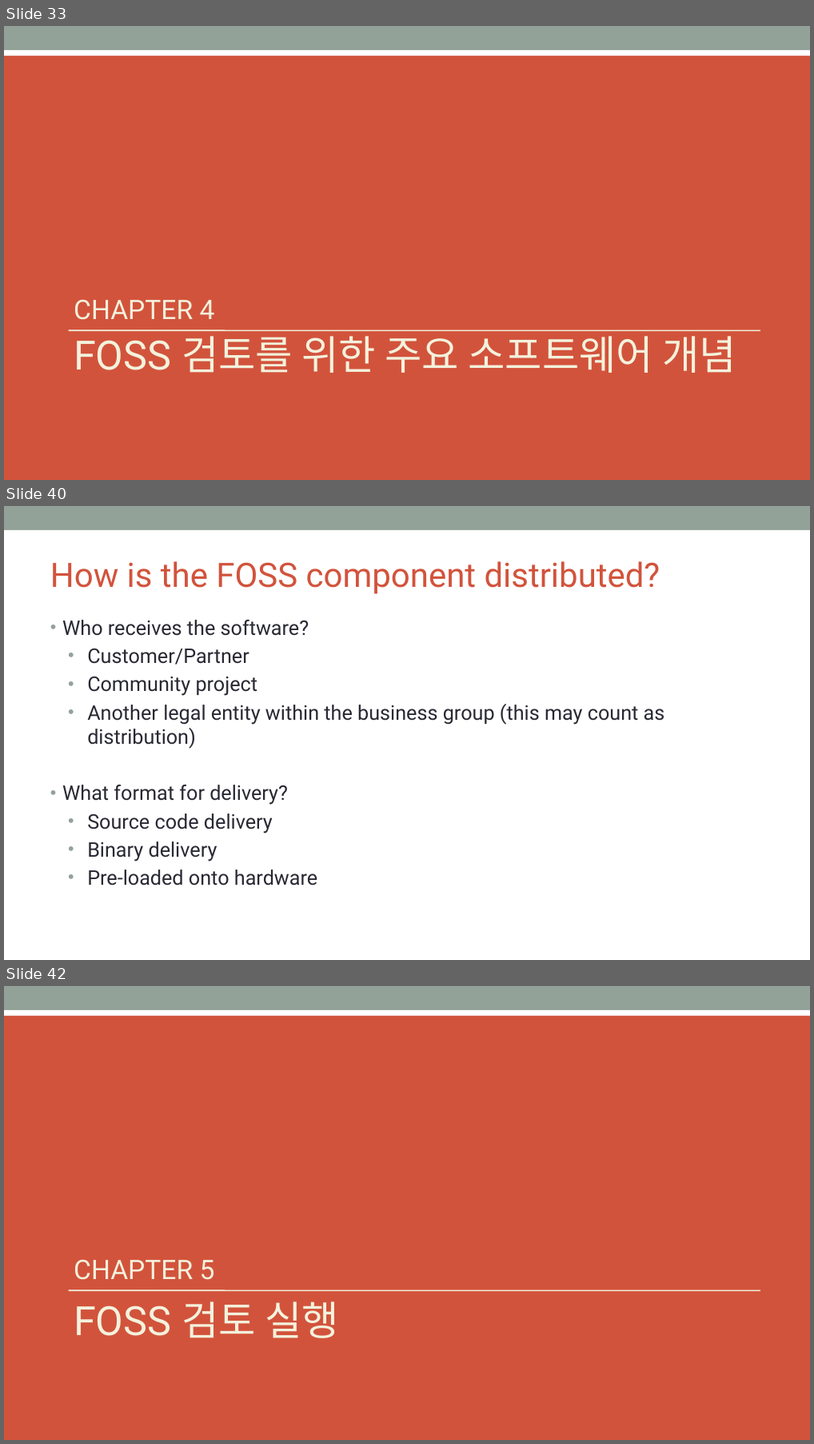
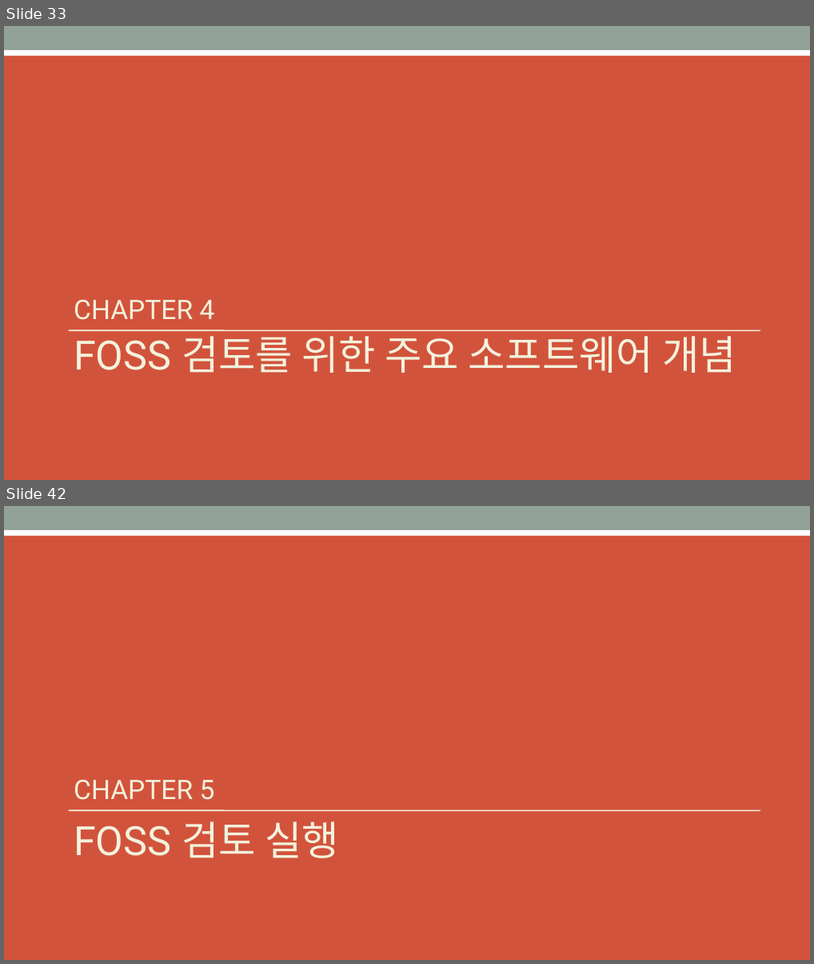
Before and after one commit to OpenChain-KWG/Curriculum-Translation-KR, a slide deck: target/slides/openchain-curriculum-for-1-1.pptx. Shown one above the other, each under a label of ours: slides 33, 40 and 42 before the commit, slides 33 and 42 after it; the slides between them are not shown. The pictures are 814x1444 and 814x964 pixels, drawn with LibreOffice and Linux fonts; fonts in the diff are those of the drawing; background and template pictures are left out. Boxes give left, top, right and bottom in pixels: in the first picture for what was removed or moved away, otherwise in the second. Text is boxed around its words. In the diff, an @@ line names an element or a change of style, - is before the commit and + after.

```diff
--- a/target/slides/openchain-curriculum-for-1-1.pptx
+++ b/target/slides/openchain-curriculum-for-1-1.pptx
@@ slide 40 removed at bbox=[4, 506, 810, 960], background #FFFFFF; not listed: 1 template element that a slide beside it also shows @@
@@ title removed at bbox=[50, 561, 661, 594] @@
-How is the FOSS component distributed?
@@ text removed at bbox=[62, 620, 666, 885] @@
-• Who receives the software?
-  • Customer/Partner
-  • Community project
-  • Another legal entity within the business group (this may count as distribution)
-• What format for delivery?
-  • Source code delivery
-  • Binary delivery
-  • Pre-loaded onto hardware
```
Also in this commit, not shown: 8 slides added, 7 other slides removed, 6 other files.
